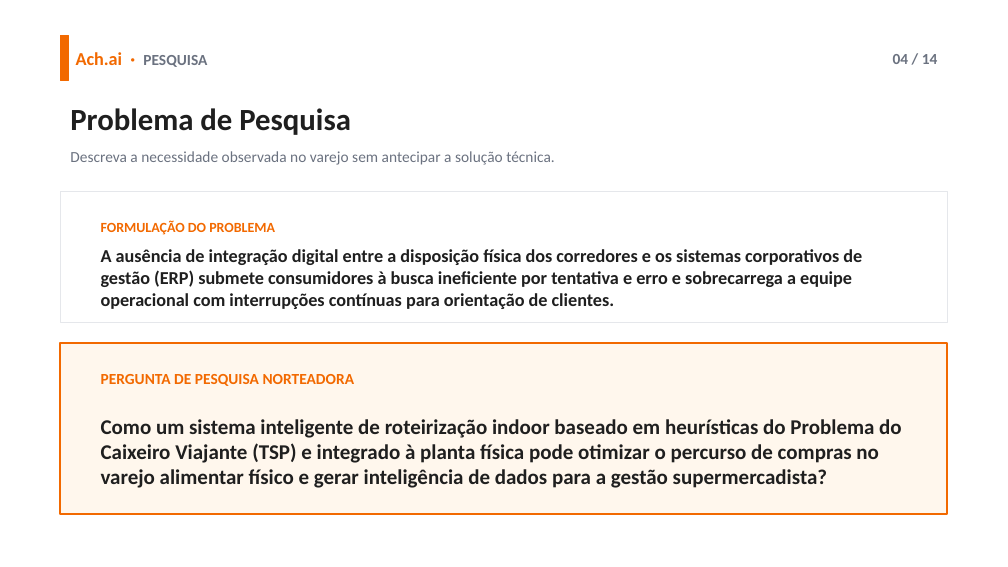
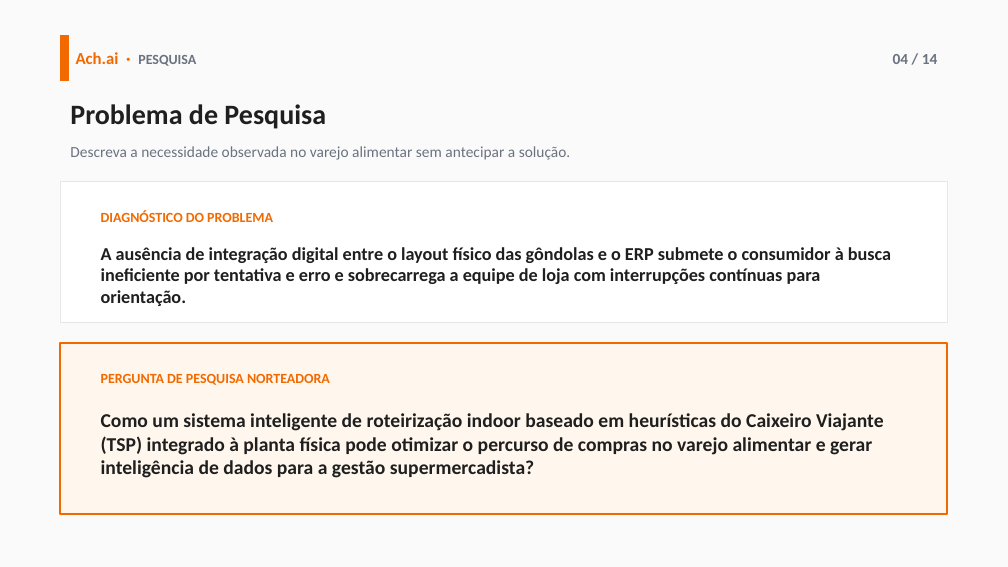
Before and after one commit to 2026-2-NCC7/Projeto2, a slide deck: slide 4 of documentos/apresentações/Ach.ai - Apresentacao TCC (Template 14 Slides).pptx. Drawn at 1008x567 pixels with LibreOffice and Linux fonts; fonts in the diff are those of the drawing. Boxes give left, top, right and bottom in pixels: in the first picture for what was removed or moved away, otherwise in the second. Text is boxed around its words. In the diff, an @@ line names an element or a change of style, - is before the commit and + after.

Commit message:
docs(presentation): atualiza slides com versao concisa e imagens reais do design

```diff
--- a/documentos/apresentações/Ach.ai - Apresentacao TCC (Template 14 Slides).pptx
+++ b/documentos/apresentações/Ach.ai - Apresentacao TCC (Template 14 Slides).pptx
@@ background #FFFFFF to #FAFAFA @@
@@ text "Ach.ai · PESQUISA" at (x1=76, y1=52, x2=196, y2=66): size 13 to 12 pt in "Ach.ai ·"; size 11 to 10 pt in "PESQUISA" @@
@@ text "Problema de Pesquisa" at (x1=70, y1=104, x2=326, y2=129): size 22 to 20 pt @@
@@ text at (x1=70, y1=146, x2=571, y2=160): text changed @@
-Descreva a necessidade observada no varejo sem antecipar a solução técnica.
+Descreva a necessidade observada no varejo alimentar sem antecipar a solução.
@@ rectangle resized from (x1=60, y1=192, x2=948, y2=323) to (x1=60, y1=181, x2=948, y2=323) @@
@@ text at (x1=101, y1=210, x2=273, y2=222): text changed @@
-FORMULAÇÃO DO PROBLEMA
+DIAGNÓSTICO DO PROBLEMA
@@ text at (x1=101, y1=247, x2=891, y2=306): text changed @@
-A ausência de integração digital entre a disposição física dos corredores e os sistemas corporativos de gestão (ERP) submete consumidores à busca ineficiente por tentativa e erro e sobrecarrega a equipe operacional com interrupções contínuas para orientação de clientes.
+A ausência de integração digital entre o layout físico das gôndolas e o ERP submete o consumidor à busca ineficiente por tentativa e erro e sobrecarrega a equipe de loja com interrupções contínuas para orientação.
@@ text "PERGUNTA DE PESQUISA NORTEADORA" at (x1=101, y1=374, x2=330, y2=385): size 11 to 10 pt @@
@@ text at (x1=101, y1=413, x2=884, y2=478): text changed; size 15 to 14 pt @@
-Como um sistema inteligente de roteirização indoor baseado em heurísticas do Problema do Caixeiro Viajante (TSP) e integrado à planta física pode otimizar o percurso de compras no varejo alimentar físico e gerar inteligência de dados para a gestão supermercadista?
+Como um sistema inteligente de roteirização indoor baseado em heurísticas do Caixeiro Viajante (TSP) integrado à planta física pode otimizar o percurso de compras no varejo alimentar e gerar inteligência de dados para a gestão supermercadista?
```
Also in this commit, not shown: 9 other slides changed, 4 slides added, 4 slides removed.
